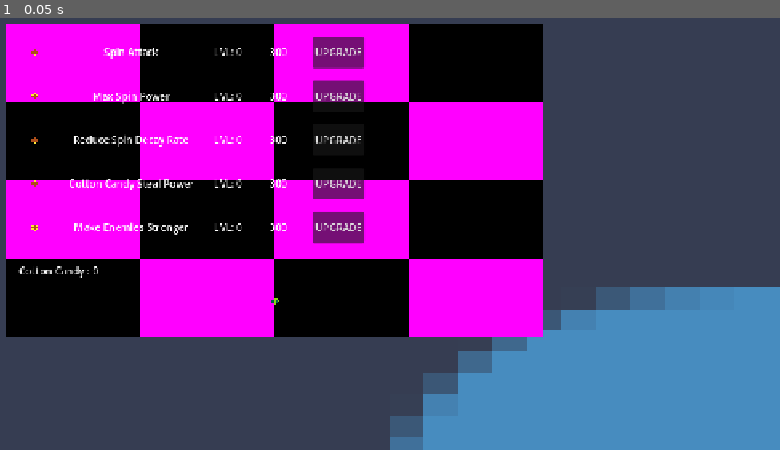
Above: before the commit, frame 1.
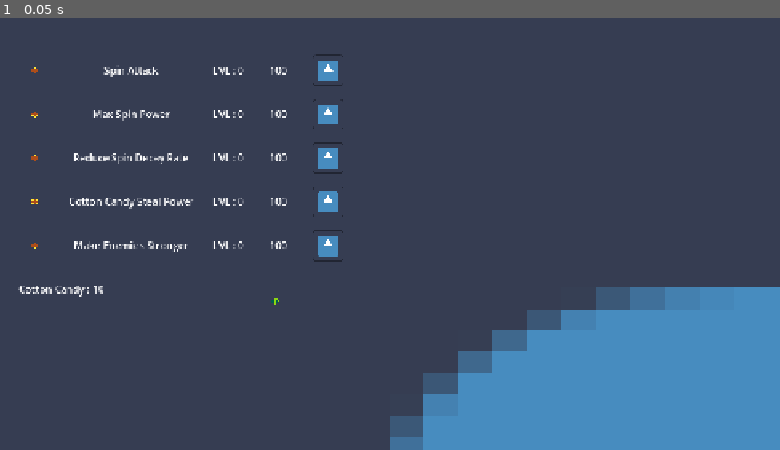
Above: after the commit, the same moment.

Repository: We-ALL-Play-Warthunder-Not-Just-Me/verySeriousSpinningCottonCandyGame
Game: Godot game, scene res://UI/UpgradeScreen.tscn
The game is run twice, just before and just after one commit, with the same random seed, the same clock (stepped at 60 frames per second) and the same inputs. This scene is started directly instead of the project's main scene. The engine's default icon, where the game draws it, is replaced by a stand-in: a white triangle on a blue panel in a dark square.
Inputs:
- Up to frame 1 (0.05 s): no input

The runs differ from the first frame. In frame 1, 50% of the frame differs, in the area x 0-70%, y 1-74%.

Commit message:
arrays are evil and controls are not pass by reference, rewrote the thing

Diff:
--- a/Player/CottonCandyBank.tres
+++ b/Player/CottonCandyBank.tres
@@ -4,4 +4,5 @@
 
 [resource]
 script = ExtResource("1_5j6xk")
+cottonCandyBank = 10
 metadata/_custom_type_script = "uid://c6j5bg5bsgsud"
--- a/UI/UpgradeScreen.tscn
+++ b/UI/UpgradeScreen.tscn
@@ -5,11 +5,11 @@
 [ext_resource type="Texture2D" uid="uid://d1piy38h5wsfi" path="res://Assets/Images/icon.svg" id="1_slflh"]
 [ext_resource type="Resource" path="res://Player/Upgrades.tres" id="2_0ae7b"]
 [ext_resource type="Texture2D" uid="uid://dvyww7i6lj64y" path="res://Assets/Images/Very Serious Arrows3.png" id="2_c0mga"]
+[ext_resource type="Resource" uid="uid://dfojukemdokol" path="res://Player/CottonCandyBank.tres" id="3_o0opg"]
 [ext_resource type="Texture2D" uid="uid://dv6lfvem7h33e" path="res://Assets/Images/Very Serious Arrows1.png" id="3_slflh"]
+[ext_resource type="Texture2D" uid="uid://p027gxontir7" path="res://Assets/Images/Very Serious Enemy.png" id="6_s5q16"]
 
 [sub_resource type="StyleBoxEmpty" id="StyleBoxEmpty_txwkd"]
-
-[sub_resource type="PlaceholderTexture2D" id="PlaceholderTexture2D_s4qug"]
 
 [node name="UpgradeScreen" type="Control" unique_id=2092567952]
 layout_mode = 3
@@ -20,6 +20,7 @@
 grow_vertical = 2
 script = ExtResource("1_0pfdi")
 upgrades = ExtResource("2_0ae7b")
+cottonCandy = ExtResource("3_o0opg")
 
 [node name="backgroundthing" type="NinePatchRect" parent="." unique_id=306502402]
 layout_mode = 1
@@ -43,9 +44,9 @@
 
 [node name="TextureRect" type="TextureRect" parent="backgroundthing/PanelContainer" unique_id=76969721]
 layout_mode = 2
-texture = SubResource("PlaceholderTexture2D_s4qug")
 
 [node name="MarginContainer" type="MarginContainer" parent="backgroundthing/PanelContainer" unique_id=1124928967]
+z_index = 3
 layout_mode = 2
 theme_override_constants/margin_left = 20
 theme_override_constants/margin_top = 20
@@ -55,6 +56,7 @@
 [node name="VBoxContainer" type="VBoxContainer" parent="backgroundthing/PanelContainer/MarginContainer" unique_id=1000477940]
 layout_mode = 2
 theme_override_constants/separation = 20
+alignment = 1
 
 [node name="Spin Attack" type="HBoxContainer" parent="backgroundthing/PanelContainer/MarginContainer/VBoxContainer" unique_id=819107606]
 layout_mode = 2
@@ -93,10 +95,14 @@
 horizontal_alignment = 1
 vertical_alignment = 1
 
-[node name="Button" type="Button" parent="backgroundthing/PanelContainer/MarginContainer/VBoxContainer/Spin Attack" unique_id=1864835658]
-layout_mode = 2
-size_flags_horizontal = 2
-text = "UPGRADE"
+[node name="Button" type="TextureButton" parent="backgroundthing/PanelContainer/MarginContainer/VBoxContainer/Spin Attack" unique_id=662079402]
+custom_minimum_size = Vector2(50, 50)
+custom_maximum_size = Vector2(50, 50)
+layout_mode = 2
+size_flags_horizontal = 3
+texture_normal = ExtResource("1_slflh")
+texture_pressed = ExtResource("6_s5q16")
+stretch_mode = 0
 
 [node name="Max Spin Power" type="HBoxContainer" parent="backgroundthing/PanelContainer/MarginContainer/VBoxContainer" unique_id=464122074]
 layout_mode = 2
@@ -135,10 +141,14 @@
 horizontal_alignment = 1
 vertical_alignment = 1
 
-[node name="Button" type="Button" parent="backgroundthing/PanelContainer/MarginContainer/VBoxContainer/Max Spin Power" unique_id=1525107064]
-layout_mode = 2
-size_flags_horizontal = 2
-text = "UPGRADE"
+[node name="Button" type="TextureButton" parent="backgroundthing/PanelContainer/MarginContainer/VBoxContainer/Max Spin Power" unique_id=944699734]
+custom_minimum_size = Vector2(50, 50)
+custom_maximum_size = Vector2(50, 50)
+layout_mode = 2
+size_flags_horizontal = 3
+texture_normal = ExtResource("1_slflh")
+texture_pressed = ExtResource("6_s5q16")
+stretch_mode = 0
 
 [node name="Reduce Spin Decay" type="HBoxContainer" parent="backgroundthing/PanelContainer/MarginContainer/VBoxContainer" unique_id=63886669]
 layout_mode = 2
@@ -177,10 +187,14 @@
 horizontal_alignment = 1
 vertical_alignment = 1
 
-[node name="Button" type="Button" parent="backgroundthing/PanelContainer/MarginContainer/VBoxContainer/Reduce Spin Decay" unique_id=723846761]
-layout_mode = 2
-size_flags_horizontal = 2
-text = "UPGRADE"
+[node name="Button" type="TextureButton" parent="backgroundthing/PanelContainer/MarginContainer/VBoxContainer/Reduce Spin Decay" unique_id=1221060859]
+custom_minimum_size = Vector2(50, 50)
+custom_maximum_size = Vector2(50, 50)
+layout_mode = 2
+size_flags_horizontal = 3
+texture_normal = ExtResource("1_slflh")
+texture_pressed = ExtResource("6_s5q16")
+stretch_mode = 0
 
 [node name="Cotton Candy Steal" type="HBoxContainer" parent="backgroundthing/PanelContainer/MarginContainer/VBoxContainer" unique_id=795001618]
 layout_mode = 2
@@ -219,10 +233,14 @@
 horizontal_alignment = 1
 vertical_alignment = 1
 
-[node name="Button" type="Button" parent="backgroundthing/PanelContainer/MarginContainer/VBoxContainer/Cotton Candy Steal" unique_id=1840726717]
-layout_mode = 2
-size_flags_horizontal = 2
-text = "UPGRADE"
+[node name="Button" type="TextureButton" parent="backgroundthing/PanelContainer/MarginContainer/VBoxContainer/Cotton Candy Steal" unique_id=274133887]
+custom_minimum_size = Vector2(50, 50)
+custom_maximum_size = Vector2(50, 50)
+layout_mode = 2
+size_flags_horizontal = 3
+texture_normal = ExtResource("1_slflh")
+texture_pressed = ExtResource("6_s5q16")
+stretch_mode = 0
 
 [node name="Stronger Enemies" type="HBoxContainer" parent="backgroundthing/PanelContainer/MarginContainer/VBoxContainer" unique_id=1833883237]
 layout_mode = 2
@@ -261,10 +279,14 @@
 horizontal_alignment = 1
 vertical_alignment = 1
 
-[node name="Button" type="Button" parent="backgroundthing/PanelContainer/MarginContainer/VBoxContainer/Stronger Enemies" unique_id=928196726]
-layout_mode = 2
-size_flags_horizontal = 2
-text = "UPGRADE"
+[node name="Button" type="TextureButton" parent="backgroundthing/PanelContainer/MarginContainer/VBoxContainer/Stronger Enemies" unique_id=1030656082]
+custom_minimum_size = Vector2(50, 50)
+custom_maximum_size = Vector2(50, 50)
+layout_mode = 2
+size_flags_horizontal = 3
+texture_normal = ExtResource("1_slflh")
+texture_pressed = ExtResource("6_s5q16")
+stretch_mode = 0
 
 [node name="Cotton Candy" type="Label" parent="backgroundthing/PanelContainer/MarginContainer/VBoxContainer" unique_id=1001905395]
 custom_minimum_size = Vector2(200, 50)
@@ -275,6 +297,8 @@
 
 [node name="MarginContainer" type="MarginContainer" parent="backgroundthing/PanelContainer/MarginContainer" unique_id=1066155303]
 layout_mode = 2
+size_flags_horizontal = 4
+size_flags_vertical = 8
 theme_override_constants/margin_bottom = 30
 
 [node name="Continue Button" type="TextureButton" parent="backgroundthing/PanelContainer/MarginContainer/MarginContainer" unique_id=21057661]
--- a/UI/upgrade_screen.gd
+++ b/UI/upgrade_screen.gd
@@ -19,133 +19,73 @@
 @onready var levelCottonCandySteal: Label = $"backgroundthing/PanelContainer/MarginContainer/VBoxContainer/Cotton Candy Steal/Level"
 @onready var levelStrongerEnemies: Label = $"backgroundthing/PanelContainer/MarginContainer/VBoxContainer/Stronger Enemies/Level"
 
-@onready var buttonSpinAttack: Button = $"backgroundthing/PanelContainer/MarginContainer/VBoxContainer/Spin Attack/Button"
-@onready var buttonMaxSpinPower: Button = $"backgroundthing/PanelContainer/MarginContainer/VBoxContainer/Max Spin Power/Button"
-@onready var buttonSpinDecay: Button = $"backgroundthing/PanelContainer/MarginContainer/VBoxContainer/Reduce Spin Decay/Button"
-@onready var buttonCottonCandySteal: Button = $"backgroundthing/PanelContainer/MarginContainer/VBoxContainer/Cotton Candy Steal/Button"
-@onready var buttonStrongerEnemies: Button = $"backgroundthing/PanelContainer/MarginContainer/VBoxContainer/Stronger Enemies/Button"
+@onready var buttonSpinAttack: TextureButton = $"backgroundthing/PanelContainer/MarginContainer/VBoxContainer/Spin Attack/Button"
+@onready var buttonMaxSpinPower: TextureButton = $"backgroundthing/PanelContainer/MarginContainer/VBoxContainer/Max Spin Power/Button"
+@onready var buttonSpinDecay: TextureButton = $"backgroundthing/PanelContainer/MarginContainer/VBoxContainer/Reduce Spin Decay/Button"
+@onready var buttonCottonCandySteal: TextureButton = $"backgroundthing/PanelContainer/MarginContainer/VBoxContainer/Cotton Candy Steal/Button"
+@onready var buttonStrongerEnemies: TextureButton = $"backgroundthing/PanelContainer/MarginContainer/VBoxContainer/Stronger Enemies/Button"
 
 @onready var cotton_candy_label: Label = $"backgroundthing/PanelContainer/MarginContainer/VBoxContainer/Cotton Candy"
 
-var costLabelArray: Array[Label] = [SpinAttackcost, MaxSpincost, SpinDecaycost, CottonCandyStealcost, StrongerEnemiescost]
-var levelLabelArray : Array[Label] = [levelSpinAttack, levelMaxSpinPower, levelReduceSpinDecay, levelCottonCandySteal, levelStrongerEnemies]
-var basecostArray: Array[int] = [spinAttackBaseCost, maxSpinBaseCost, spinDecayBaseCost, cottonCandyStealBaseCost, strongerEnemiesBaseCost]
-var buttonArray: Array[Button] = [buttonSpinAttack, buttonMaxSpinPower, buttonSpinDecay, buttonCottonCandySteal, buttonStrongerEnemies]
-var maxLevelArray : Array[int] = [spinAttackMaxLevel, spinBaseMaxLevel, spinDecayMaxLevel, cottonCandyStealMaxLevel, strongerEnemiesMaxLevel]
+@export_category("Upgrade Values")
+@export_group("Spin Attack")
+@export var spinAttackBaseCost: int = 100
+@export var spinAttackMaxLevel: int = 3
+
+@export_group("Max Spin")
+@export var maxSpinBaseCost: int = 100
+@export var maxspinMaxLevel: int = 3
+
+@export_group("Spin Decay")
+@export var spinDecayBaseCost: int = 100
+@export var spinDecayMaxLevel: int = 3
+
+@export_group("Cotton Candy Steal")
+@export var cottonCandyStealBaseCost: int = 100
+@export var cottonCandyStealMaxLevel: int = 3
+
+@export_group("Stronger Enemies")
+@export var strongerEnemiesBaseCost: int = 100
+@export var strongerEnemiesMaxLevel: int = 3
+
+
 # Called when the node enters the scene tree for the first time.
 func _ready() -> void:
-	buttonSpinAttack.pressed.connect(buySpinAttack)
-	buttonMaxSpinPower.pressed.connect(buyMaxSpin)
-	buttonSpinDecay.pressed.connect(buySpinDecay)
-	buttonCottonCandySteal.pressed.connect(buyCottonCandySteal)
-	buttonStrongerEnemies.pressed.connect(buyStrongerEnemies)
+	buttonSpinAttack.pressed.connect(buyUpgrade.bind(0))
+	buttonMaxSpinPower.pressed.connect(buyUpgrade.bind(1))
+	buttonSpinDecay.pressed.connect(buyUpgrade.bind(2))
+	buttonCottonCandySteal.pressed.connect(buyUpgrade.bind(3))
+	buttonStrongerEnemies.pressed.connect(buyUpgrade.bind(4))
+
 	cottonCandy.cottonCandyChanged.connect(updateCottonCandyAmount)
+	cotton_candy_label.text = "Cotton Candy : " + str(cottonCandy.cottonCandyBank)
+	evilInitialize()
 
-	updateCottonCandyAmount()
-	for index: int in range(5):
-		disableButtonsWhenMaxLevel(buttonArray[index], matchIndexToUpgrade(index), maxLevelArray[index])
-		var tempcost: int = basecostArray[index] * (1 + matchIndexToUpgrade(index))
-		updateCostLabels(costLabelArray[index], tempcost)
-		updateLevelLabels(levelLabelArray[index], matchIndexToUpgrade(index))
+func  evilInitialize() -> void:
+	buySpinAttack(true)
+	buyMaxSpin(true)
+	buySpinDecay(true)
+	buyCottonCandySteal(true)
+	buyStrongerEnemies(true)
 
-func updateCottonCandyAmount() -> void:
-	cotton_candy_label.text = "Cotton Candy : " + str(cottonCandy.cottonCandyBank)
+func updateCottonCandyAmount(newamount: int, oldamount: int) -> void:
+	print("old candy amount : " + str(oldamount))
+	cotton_candy_label.text = "Cotton Candy : " + str(newamount)
 
-var spinAttackBaseCost: int = 100
-var spinAttackMaxLevel: int = 3
-func buySpinAttack() -> void:
-	var cost: int
-	cost = spinAttackBaseCost * (1 + upgrades.SpinAttack)
-	if cottonCandy.cottonCandyBank >= cost:
-		upgrades.upgradeStat(upgrades.SpinAttack)
-		cottonCandy.removeCottonCandy(cost)
-	else:
-		print("Too Expensive")
-	cost = spinAttackBaseCost * (1 + upgrades.SpinAttack)
-	updateCostLabels(SpinAttackcost, cost)
-	updateLevelLabels(levelSpinAttack, upgrades.SpinAttack)
-	disableButtonsWhenMaxLevel(buttonSpinAttack, upgrades.SpinAttack, spinAttackMaxLevel)
-
-var maxSpinBaseCost: int = 100
-var spinBaseMaxLevel: int = 3
-func buyMaxSpin() -> void:
-	var cost: int
-	cost = maxSpinBaseCost * (1 + upgrades.MaxSpinPower)
-	if cottonCandy.cottonCandyBank >= cost:
-		upgrades.upgradeStat(upgrades.MaxSpinPower)
-		cottonCandy.removeCottonCandy(cost)
-	else:
-		print("Too Expensive")
-	cost = spinAttackBaseCost * (1 + upgrades.MaxSpinPower)
-	updateCostLabels(MaxSpincost, cost)
-	updateLevelLabels(levelMaxSpinPower, upgrades.MaxSpinPower)
-	disableButtonsWhenMaxLevel(buttonMaxSpinPower, upgrades.MaxSpinPower, spinBaseMaxLevel)
-
-var spinDecayBaseCost: int = 100
-var spinDecayMaxLevel: int = 3
-func buySpinDecay() -> void:
-	var cost: int
-	cost = spinDecayBaseCost * (1 + upgrades.ReduceSpinDecayRate)
-	if cottonCandy.cottonCandyBank >= cost:
-		upgrades.upgradeStat(upgrades.ReduceSpinDecayRate)
-		cottonCandy.removeCottonCandy(cost)
-	else:
-		print("Too Expensive")
-	cost = spinAttackBaseCost * (1 + upgrades.ReduceSpinDecayRate)
-	updateCostLabels(SpinDecaycost, cost)
-	updateLevelLabels(levelReduceSpinDecay, upgrades.ReduceSpinDecayRate)
-	disableButtonsWhenMaxLevel(buttonSpinDecay, upgrades.ReduceSpinDecayRate, spinDecayMaxLevel)
-
-var cottonCandyStealBaseCost: int = 100
-var cottonCandyStealMaxLevel: int = 3
-func buyCottonCandySteal() -> void:
-	var cost: int
-	cost = cottonCandyStealBaseCost * (1 + upgrades.CottonCandyStealPower)
-	if cottonCandy.cottonCandyBank >= cost:
-		upgrades.upgradeStat(upgrades.CottonCandyStealPower)
-		cottonCandy.removeCottonCandy(cost)
-	else:
-		print("Too Expensive")
-	cost = spinAttackBaseCost * (1 + upgrades.CottonCandyStealPower)
-	updateCostLabels(CottonCandyStealcost, cost)
-	updateLevelLabels(levelCottonCandySteal, upgrades.CottonCandyStealPower)
-	disableButtonsWhenMaxLevel(buttonCottonCandySteal, upgrades.CottonCandyStealPower, cottonCandyStealMaxLevel)
-
-var strongerEnemiesBaseCost: int = 100
-var strongerEnemiesMaxLevel: int = 3
-func buyStrongerEnemies() -> void:
-	var cost: int
-	cost = strongerEnemiesBaseCost * (1 + upgrades.StrongerEnemies)
-	if cottonCandy.cottonCandyBank >= cost:
-		upgrades.upgradeStat(upgrades.StrongerEnemies)
-		cottonCandy.removeCottonCandy(cost)
-	else:
-		print("Too Expensive")
-	cost = spinAttackBaseCost * (1 + upgrades.StrongerEnemies)
-	updateCostLabels(StrongerEnemiescost, cost)
-	updateLevelLabels(levelStrongerEnemies, upgrades.StrongerEnemies)
-	disableButtonsWhenMaxLevel(buttonStrongerEnemies, upgrades.StrongerEnemies, strongerEnemiesMaxLevel)
-
-func disableButton(button:Button) -> void:
-	if button == null:
-		return
-	button.disabled = true
-
-func disableButtonsWhenMaxLevel(button: Button, Level: int , maxLevel: int = upgrades.maxLVL) -> void:
-	if button == null:
-		return
-	if Level == maxLevel:
-		disableButton(button)
-
-func updateCostLabels(label: Label, cost: int) -> void:
-	if label == null:
-		return
-	label.text = str(cost)
-
-func updateLevelLabels(label: Label, level: int) -> void:
-	if label == null:
-		return
-	label.text = "LVL: " + str(level)
+func buyUpgrade(index: int) -> void:
+	match index:
+		0:
+			buySpinAttack()
+		1:
+			buyMaxSpin()
+		2:
+			buySpinDecay()
+		3:
+			buyCottonCandySteal()
+		4:
+			buyStrongerEnemies()
+		_:
+			return
 
 func matchIndexToUpgrade(index:int) -> int:
 	match index:
@@ -162,6 +102,86 @@
 		_:
 			return 0
 
+func buySpinAttack(init:bool = false) -> void:
+	var cost: int
+	cost = spinAttackBaseCost * (1 + upgrades.SpinAttack)
+	if (!init):
+		if cottonCandy.cottonCandyBank >= cost:
+			upgrades.upgradeStat(upgrades.SpinAttack)
+			cottonCandy.removeCottonCandy(cost)
+		else:
+			print("Too Expensive")
+	cost = spinAttackBaseCost * (1 + upgrades.SpinAttack)
+	SpinAttackcost.text = str(cost)
+	levelSpinAttack.text = "LVL : " + str(upgrades.SpinAttack)
+	if (upgrades.SpinAttack >= spinAttackMaxLevel):
+		buttonSpinAttack.disabled = true
+
+func buyMaxSpin(init:bool = false) -> void:
+	var cost: int
+	cost = maxSpinBaseCost * (1 + upgrades.MaxSpinPower)
+	if (!init):
+		if cottonCandy.cottonCandyBank >= cost:
+			upgrades.upgradeStat(upgrades.MaxSpinPower)
+			cottonCandy.removeCottonCandy(cost)
+		else:
+			print("Too Expensive")
+	cost = spinAttackBaseCost * (1 + upgrades.MaxSpinPower)
+	MaxSpincost.text = str(cost)
+	levelMaxSpinPower.text = "LVL : " +  str(upgrades.MaxSpinPower)
+	if (upgrades.MaxSpinPower >= maxspinMaxLevel):
+		buttonMaxSpinPower.disabled = true
+
+
+func buySpinDecay(init:bool = false) -> void:
+	var cost: int
+	cost = spinDecayBaseCost * (1 + upgrades.ReduceSpinDecayRate)
+	if (!init):
+		if cottonCandy.cottonCandyBank >= cost:
+			upgrades.upgradeStat(upgrades.ReduceSpinDecayRate)
+			cottonCandy.removeCottonCandy(cost)
+		else:
+			print("Too Expensive")
+	cost = spinAttackBaseCost * (1 + upgrades.ReduceSpinDecayRate)
+	SpinDecaycost.text = str(cost)
+	levelReduceSpinDecay.text = "LVL : " + str(upgrades.ReduceSpinDecayRate)
+	if (upgrades.ReduceSpinDecayRate >= spinDecayMaxLevel):
+		buttonSpinDecay.disabled = true
+
+
+func buyCottonCandySteal(init:bool = false) -> void:
+	var cost: int
+	cost = cottonCandyStealBaseCost * (1 + upgrades.CottonCandyStealPower)
+	if (!init):
+		if cottonCandy.cottonCandyBank >= cost:
+			upgrades.upgradeStat(upgrades.CottonCandyStealPower)
+			cottonCandy.removeCottonCandy(cost)
+		else:
+			print("Too Expensive")
+	cost = spinAttackBaseCost * (1 + upgrades.CottonCandyStealPower)
+	CottonCandyStealcost.text = str(cost)
+	levelCottonCandySteal.text = "LVL : " + str(upgrades.CottonCandyStealPower)
+	if (upgrades.CottonCandyStealPower >= cottonCandyStealMaxLevel):
+		buttonCottonCandySteal.disabled = true
+
+
+func buyStrongerEnemies(init:bool = false) -> void:
+	var cost: int
+	cost = strongerEnemiesBaseCost * (1 + upgrades.StrongerEnemies)
+	if (!init):
+		if cottonCandy.cottonCandyBank >= cost:
+			upgrades.upgradeStat(upgrades.StrongerEnemies)
+			cottonCandy.removeCottonCandy(cost)
+		else:
+			print("Too Expensive")
+	cost = spinAttackBaseCost * (1 + upgrades.StrongerEnemies)
+	StrongerEnemiescost.text = str(cost)
+	levelStrongerEnemies.text = "LVL : " + str(upgrades.StrongerEnemies)
+	if (upgrades.StrongerEnemies >= strongerEnemiesMaxLevel):
+		buttonStrongerEnemies.disabled = true
+
+
+
 # # Called every frame. 'delta' is the elapsed time since the previous frame.
 # func _process(delta: float) -> void:
 # 	pass
